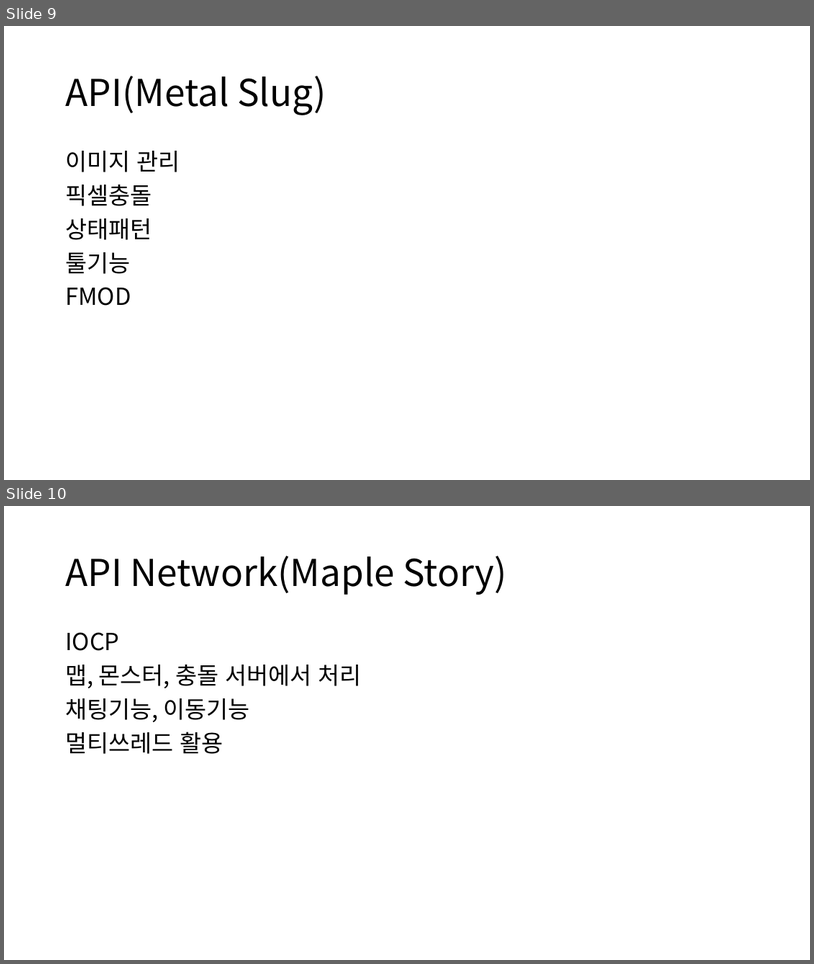
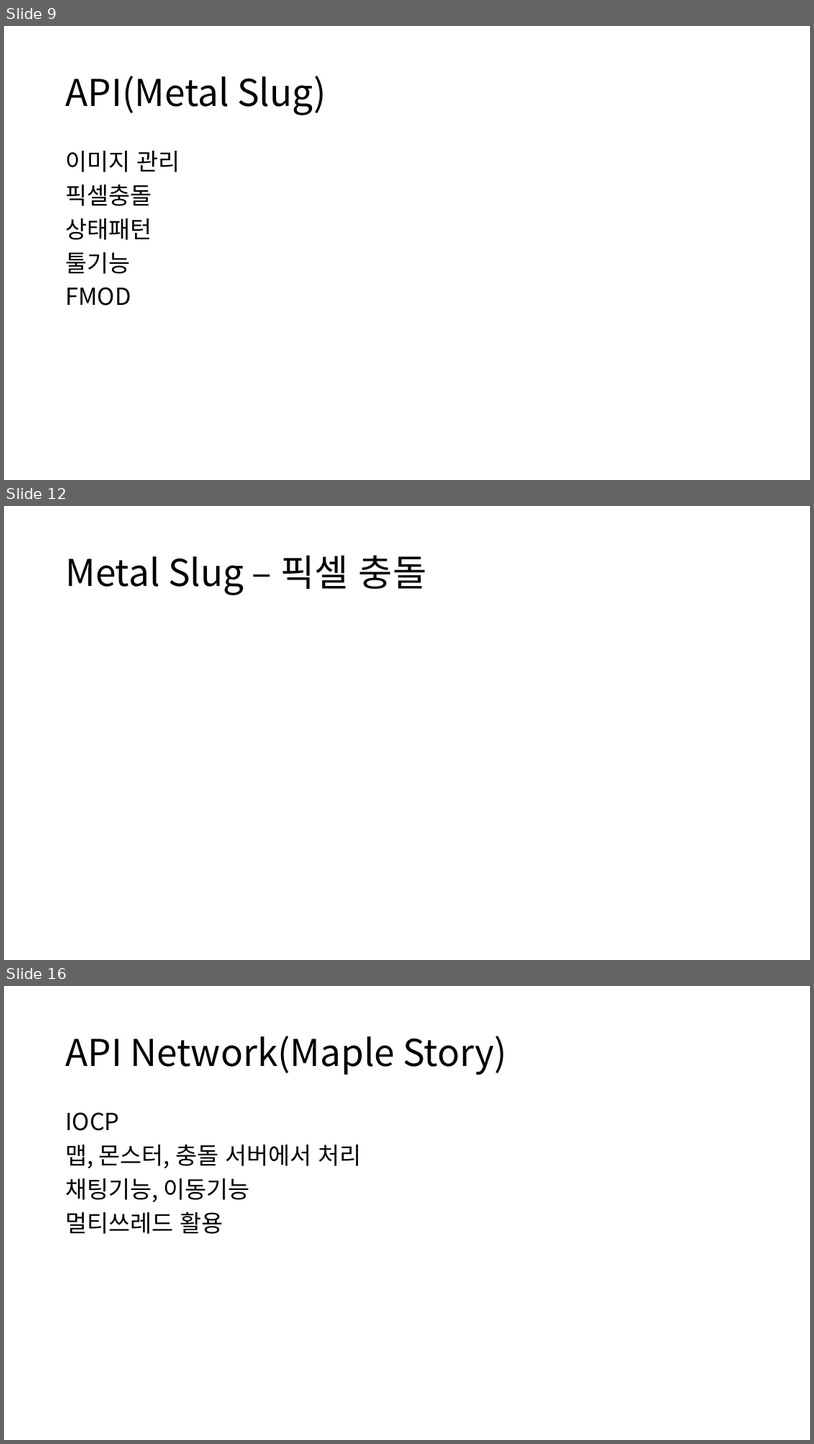
Before and after one commit to GanZiPokPung/SHARE_FILES, a slide deck: 포트폴리오 설명/포트폴리오 소개.pptx. Shown one above the other, each under a label of ours: slides 9 and 10 before the commit, slides 9, 12 and 16 after it; the slides between them are not shown. The pictures are 814x964 and 814x1444 pixels, drawn with LibreOffice and Linux fonts; fonts in the diff are those of the drawing. Boxes give left, top, right and bottom in pixels: in the first picture for what was removed or moved away, otherwise in the second. Text is boxed around its words. In the diff, an @@ line names an element or a change of style, - is before the commit and + after.

```diff
--- a/포트폴리오 설명/포트폴리오 소개.pptx
+++ b/포트폴리오 설명/포트폴리오 소개.pptx
@@ slide 12 added at (4,506,810,960), background #FFFFFF @@
@@ title added at (65,555,427,595), 44 pt, text #000000 @@
+Metal Slug – 픽셀 충돌
@@ what was slide 10 is now slide 16 @@
```
Also in this commit, not shown: 5 other slides added, 1 other file.
